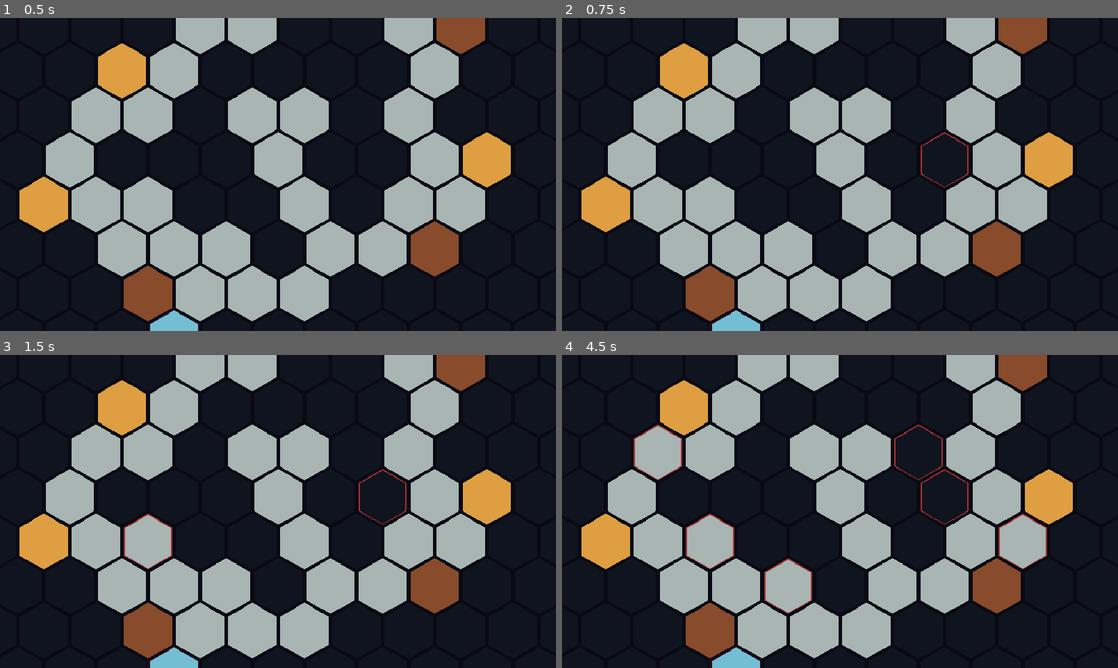
Above: before the commit, frames 1-4 (two rows, left to right).
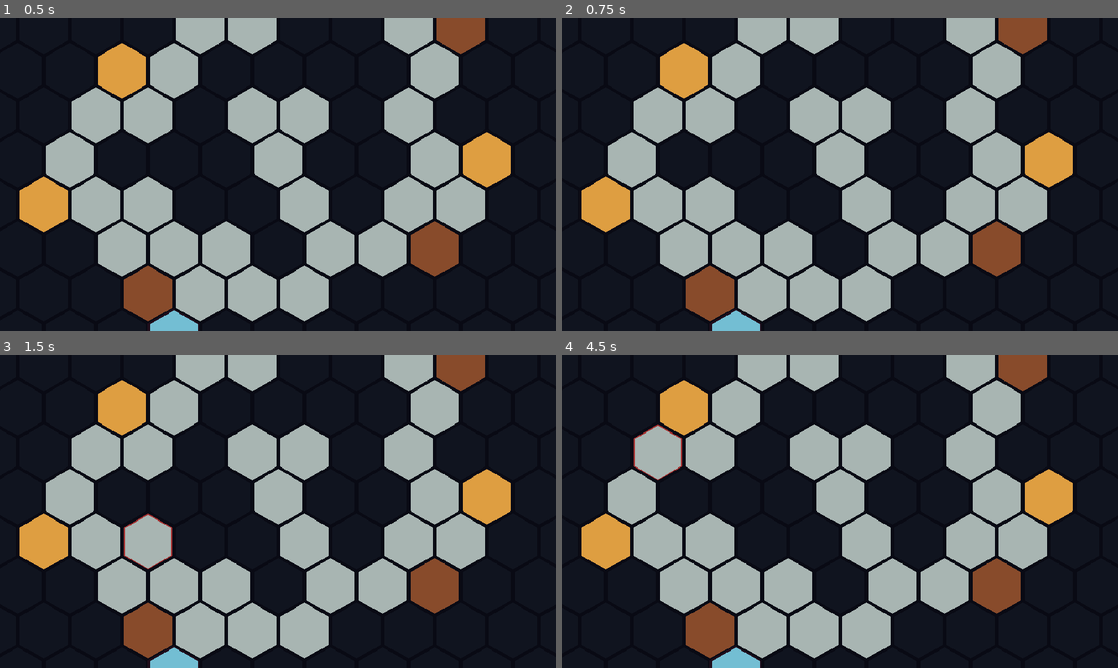
Above: after the commit, the same moments.

Repository: LaciGit/HexAlps
Game: Godot game, scene res://scenes/Debug.tscn
The game is run twice, just before and just after one commit, with the same random seed, the same clock (stepped at 60 frames per second) and the same inputs.
Inputs (mouse positions are in pixels of both pictures, inside the frame that each line leads up to):
- Up to frame 1 (0.5 s): no input
- Up to frame 2 (0.75 s): tap Enter at 0.5 s; move the mouse to (962, 158) at 0.52 s; click (962, 158) at 0.67 s
- Up to frame 3 (1.5 s): tap Space at 1.25 s; move the mouse to (166, 527) at 1.27 s; click (166, 527) at 1.42 s
- Up to frame 4 (4.5 s): tap Enter at 2, 3.5 s; move the mouse to (895, 442) at 2.02 s; click (895, 442) at 2.17 s; tap Space at 2.75, 4.25 s; move the mouse to (812, 574) at 2.77 s; click (812, 574) at 2.92 s; move the mouse to (1006, 558) at 3.52 s; click (1006, 558) at 3.67 s; move the mouse to (673, 464) at 4.27 s; click (673, 464) at 4.42 s

Frame 1 is identical in both runs. In frame 2, 0.1% of the frame differs, in the area x 64-74%, y 36-55%; in frame 3, 0.1%; in frame 4, 0.5%, in the area x 22-88%, y 22-83%.

Commit message:
simple selection

Diff:
--- a/src/hexatiles/hexa_tile_layer.gd
+++ b/src/hexatiles/hexa_tile_layer.gd
@@ -18,7 +18,13 @@
 
 
 func _input(event) -> void:
+
+	# on mouse event
 	if event is InputEventMouseButton:
 		if event.button_index == MOUSE_BUTTON_LEFT and event.is_pressed():
 			var pos_clicked = local_to_map(get_local_mouse_position())
-			cell_action.emit(pos_clicked)
+			cell_action.emit(pos_clicked, true)
+
+		elif event.button_index == MOUSE_BUTTON_RIGHT and event.is_pressed():
+			var pos_clicked = local_to_map(get_local_mouse_position())
+			cell_action.emit(pos_clicked, false)
--- a/src/hexatiles/hexa_tileset.gd
+++ b/src/hexatiles/hexa_tileset.gd
@@ -9,7 +9,15 @@
 const source_id = 1
 const alternative_tile: int = 0
 const highlight_all_sides: Vector2i = Vector2i(2, 0)
+const walkable_tile: Vector2i = Vector2i(5, 3)
+const not_selectable_tile: Vector2i = Vector2i(1, 1)
 
+# selection
+var selected_walkable_tiles: Array = []
+const max_size_selected_walkable: int = 1
+
+var selected_resource_tiles: Array = []
+const max_size_selected_resource: int = 1
 
 # Called when the node enters the scene tree for the first time.
 func _ready() -> void:
@@ -25,8 +33,31 @@
 	pass
 
 
-func cell_action(pos_clicked: Vector2i) -> void:
+func cell_action(pos_clicked: Vector2i, select: bool) -> void:
+	"""
+	:param pos_clicked: position of the cell clicked
+	:param select: if true, select the cell, if false, deselect the cell
+	"""
+
 	if Global.debug == true:
-		print(pos_clicked)
+		print("action on cell: ", pos_clicked)
 
-	hexa_tile_layer_1.set_cell(pos_clicked, source_id, highlight_all_sides)
+	var tmp_atlas_cords: Vector2i = hexa_tile_layer_0.get_cell_atlas_coords(pos_clicked)
+	if not_selectable_tile == tmp_atlas_cords:
+		return
+
+	if select:
+		if pos_clicked not in selected_walkable_tiles:
+			# update cell hihglight and add to selected_walkable_tiles
+			hexa_tile_layer_1.set_cell(pos_clicked, source_id, highlight_all_sides)
+			selected_walkable_tiles.append(pos_clicked)
+
+			# determine if we need to delete latest selected tile
+			if selected_walkable_tiles.size() > max_size_selected_walkable:
+				var tmp_pos: Vector2i = selected_walkable_tiles.pop_front()
+				cell_action(tmp_pos, false)
+	else:
+		# deselect tile and remove from selected_walkable_tiles
+		# select random different source id where we do not have sprite
+		hexa_tile_layer_1.set_cell(pos_clicked, source_id - 1, highlight_all_sides)
+		selected_walkable_tiles.erase(pos_clicked)
